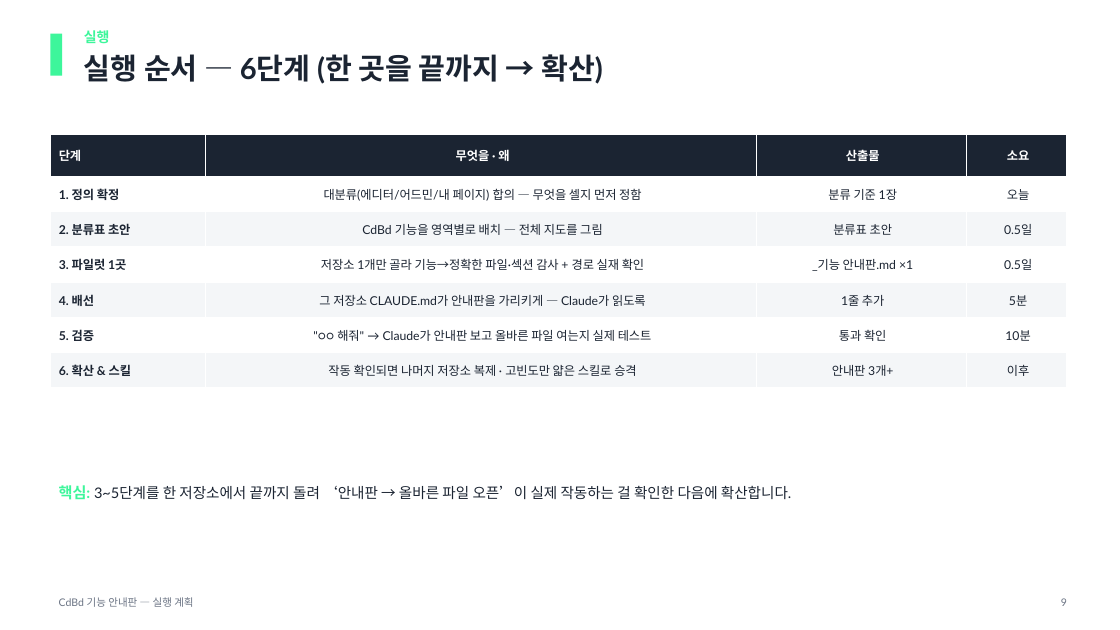
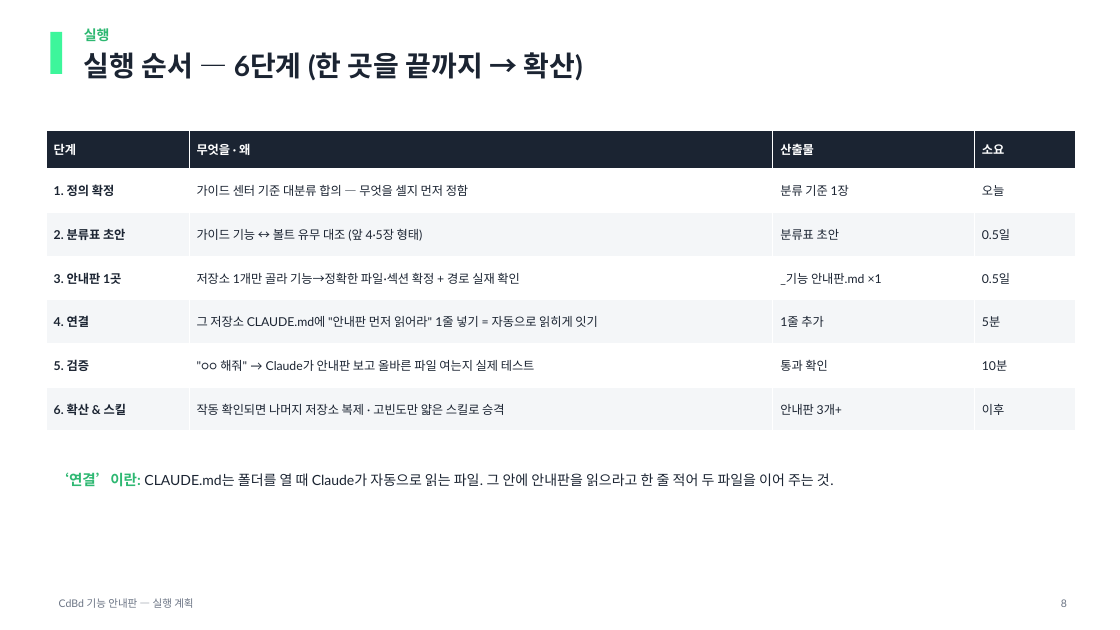
Before and after one commit to CdBd-in/design, a slide deck: slide 8 of _기능 안내판 실행 계획.pptx (slide 9 before the commit). Drawn at 1120x630 pixels with LibreOffice and Linux fonts; fonts in the diff are those of the drawing. Boxes give left, top, right and bottom in pixels: in the first picture for what was removed or moved away, otherwise in the second. Text is boxed around its words. In the diff, an @@ line names an element or a change of style, - is before the commit and + after.

```diff
--- a/_기능 안내판 실행 계획.pptx
+++ b/_기능 안내판 실행 계획.pptx
@@ rectangle: place and size @@
-rectangle at [0,0,1120,109]
+rectangle at [0,0,1120,105]
@@ text "실행" at [84,28,583,81]: text colour #3DF69B to #2EB872 in "실행"; size 25 to 24 pt @@
@@ table at [46,130,1075,431] @@
-row 2, column 2: 대분류(에디터/어드민/내 페이지) 합의 — 무엇을 셀지 먼저 정함
+row 2, column 2: 가이드 센터 기준 대분류 합의 — 무엇을 셀지 먼저 정함
-row 3, column 2: CdBd 기능을 영역별로 배치 — 전체 지도를 그림
+row 3, column 2: 가이드 기능 ↔ 볼트 유무 대조 (앞 4·5장 형태)
-row 4, column 1: 3. 파일럿 1곳
+row 4, column 1: 3. 안내판 1곳
-row 4, column 2: 저장소 1개만 골라 기능→정확한 파일·섹션 감사 + 경로 실재 확인
+row 4, column 2: 저장소 1개만 골라 기능→정확한 파일·섹션 확정 + 경로 실재 확인
-row 5, column 1: 4. 배선
+row 5, column 1: 4. 연결
@@ row 5, column 2: "그 저장소 CLAUDE.md가 안내판을 가리키게 — Claude가 읽도록" to "그 저장소 CLAUDE.md에 "안내판 먼저 읽어라" 1줄 넣기 = 자동으로 읽히게 잇기" @@
@@ alignment centre to left @@
@@ table: place and size @@
-table at [50,134,1067,388]
+table at [46,130,1075,431]
@@ text added at [54,472,834,487], 12 pt, text #1B2432 @@
+‘연결’이란: CLAUDE.md는 폴더를 열 때 Claude가 자동으로 읽는 파일. 그 안에 안내판을 읽으라고 한 줄 적어 두 파일을 이어 주는 것.
@@ text removed at [59,485,791,500] @@
-핵심: 3~5단계를 한 저장소에서 끝까지 돌려 ‘안내판 → 올바른 파일 오픈’이 실제 작동하는 걸 확인한 다음에 확산합니다.
@@ text at [1061,599,1067,607]: text changed @@
-9
+8
```
Also in this commit, not shown: 6 other slides changed, 3 slides added, 3 slides removed, 2 other files.
